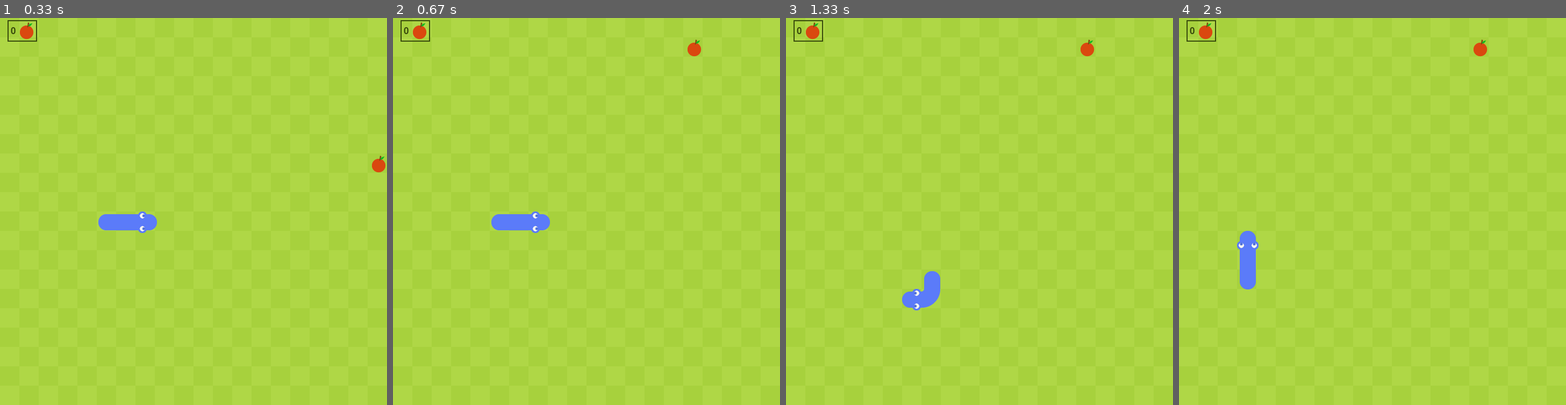
Above: before the commit, frames 1-4 (left to right).
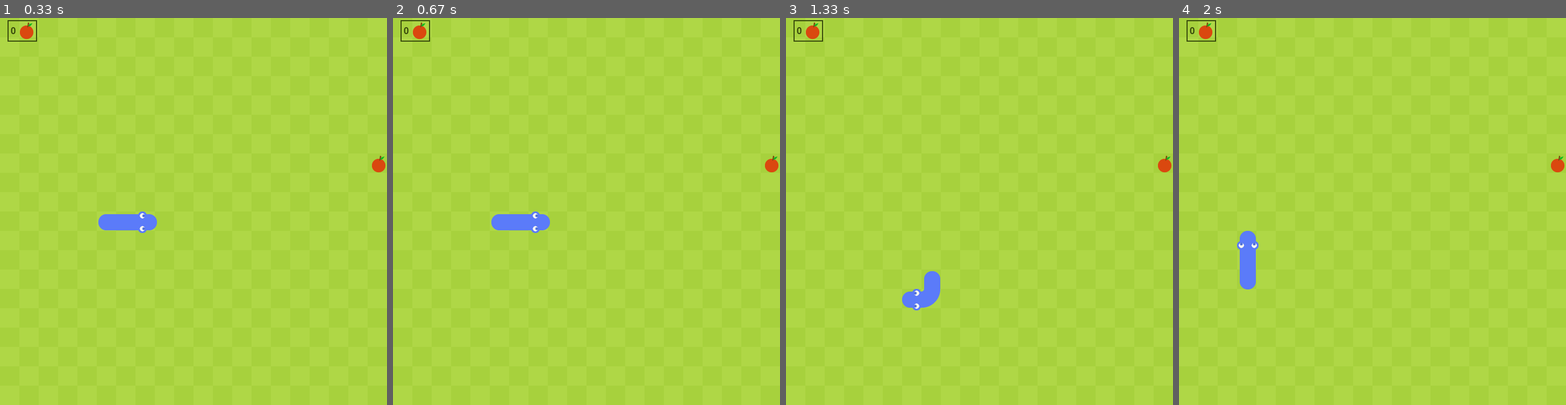
Above: after the commit, the same moments.

Repository: OmarTamer177/Snake-Game-in-Python-Pygame-
Game: pygame game, started from main.py
The game is run twice, just before and just after one commit, with the same random seed, the same clock (stepped at 60 frames per second) and the same inputs.
Inputs:
- Up to frame 1 (0.33 s): no input
- Up to frame 2 (0.67 s): hold Left from 0.33 s (still down)
- Up to frame 3 (1.33 s): release Left at 0.87 s; hold Down 0.9-1.2 s; hold Left from 1.23 s (still down)
- Up to frame 4 (2 s): release Left at 1.63 s; hold Up from 1.67 s (still down)

Frame 1 is identical in both runs. In frame 2, 0.2% of the frame differs, in the area x 76-100%, y 5-40%; in frame 3, 0.2%; in frame 4, 0.2%.

Commit message:
Minor bug fix

Diff:
--- a/main.py
+++ b/main.py
@@ -160,11 +160,11 @@
         score_text = str(len(self.snake.body) - 3)
         score_surface = game_font.render(score_text, True, (56, 74, 12))
 
-        #topleft position
+        # top-left position
         score_rect = score_surface.get_rect(center=(6 + cell_size / 2, 6 + cell_size / 2))
 
-        #bottom right position
-        #score_rect = score_surface.get_rect(center=(cell_size*cell_number - 60, cell_size*cell_number - 30))
+        # bottom right position
+        # score_rect = score_surface.get_rect(center=(cell_size*cell_number - 60, cell_size*cell_number - 30))
 
         apple_rect = apple.get_rect(midleft=(score_rect.right, score_rect.centery))
         bg_rect = pygame.Rect(score_rect.left - 6, score_rect.top - 12,
@@ -176,7 +176,7 @@
 
     def check_collision(self):
         if self.fruit.pos == self.snake.body[0]:
-            #if the fruit is inside the snake, keep randomizing
+            # if the fruit is inside the snake, keep randomizing
             invalid_pos = True
             while invalid_pos:
                 invalid_pos = False
@@ -203,6 +203,7 @@
             self.game_over()
 
     def game_over(self):
+        print(len(self.snake.body) - 3)
         self.play_game_over_sound()
         self.fruit = Fruit()
         self.snake.reset()
@@ -235,13 +236,13 @@
         if event.type == SCREEN_UPDATE:
             main_game.update()
         if event.type == pygame.KEYDOWN:
-            if event.key == pygame.K_UP and main_game.snake.direction != Vector2(0, 1):
+            if event.key == pygame.K_UP and main_game.snake.body[0].x != main_game.snake.body[1].x:
                 main_game.snake.direction = Vector2(0, -1)
-            elif event.key == pygame.K_DOWN and main_game.snake.direction != Vector2(0, -1):
+            elif event.key == pygame.K_DOWN and main_game.snake.body[0].x != main_game.snake.body[1].x:
                 main_game.snake.direction = Vector2(0, 1)
-            elif event.key == pygame.K_RIGHT and main_game.snake.direction != Vector2(-1, 0):
+            elif event.key == pygame.K_RIGHT and main_game.snake.body[0].y != main_game.snake.body[1].y:
                 main_game.snake.direction = Vector2(1, 0)
-            elif event.key == pygame.K_LEFT and main_game.snake.direction != Vector2(1, 0):
+            elif event.key == pygame.K_LEFT and main_game.snake.body[0].y != main_game.snake.body[1].y:
                 main_game.snake.direction = Vector2(-1, 0)
     screen.fill((175, 215, 70))
     main_game.draw_elements()
